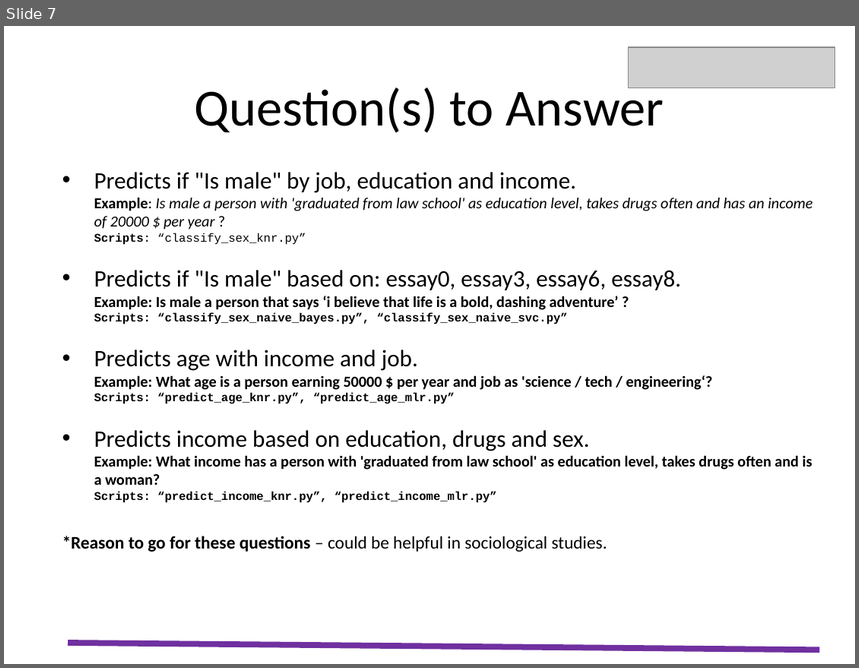
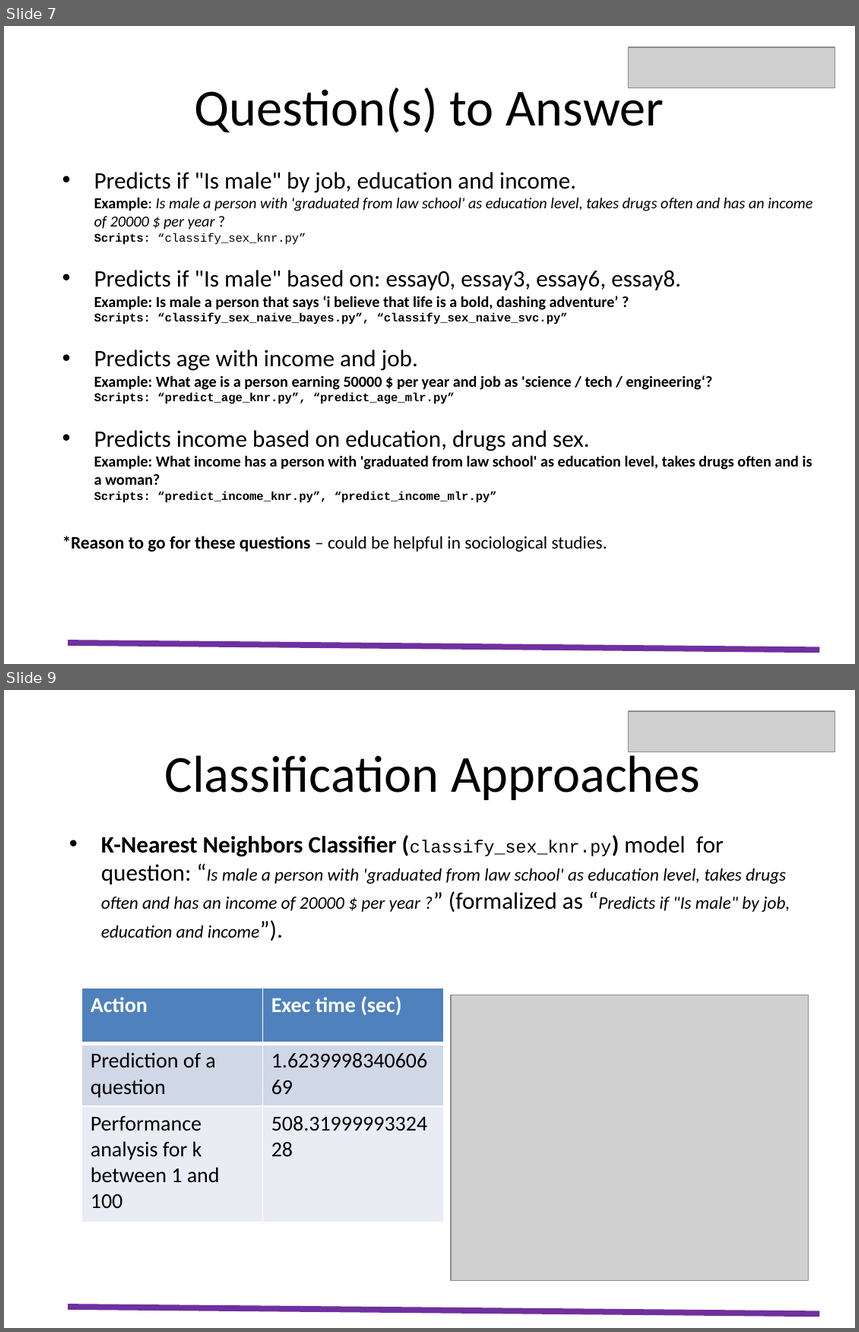
Before and after one commit to eu2004/codecademy_capstone, a slide deck: capstone_starter/resources/Presentation_Emilian_Utma.pptx. Shown one above the other, each under a label of ours: slide 7 before the commit, slides 7 and 9 after it; the slides between them are not shown. The pictures are 859x668 and 859x1332 pixels, drawn with LibreOffice and Linux fonts; fonts in the diff are those of the drawing; grey boxes stand for pictures. Boxes give left, top, right and bottom in pixels: in the first picture for what was removed or moved away, otherwise in the second. Text is boxed around its words. In the diff, an @@ line names an element or a change of style, - is before the commit and + after.

```diff
--- a/capstone_starter/resources/Presentation_Emilian_Utma.pptx
+++ b/capstone_starter/resources/Presentation_Emilian_Utma.pptx
@@ slide 9 added at bbox=[4, 690, 855, 1328], background #FFFFFF @@
@@ picture added at bbox=[628, 711, 835, 752] @@
@@ title added at bbox=[165, 749, 701, 800], 44 pt, text #000000 @@
+Classification Approaches
@@ text added at bbox=[101, 836, 790, 938], 15 pt, text #000000, italic @@
+• K-Nearest Neighbors Classifier (classify_sex_knr.py) model for question: “Is male a person with 'graduated from law school' as education level, takes drugs often and has an income of 20000 $ per year ?” (formalized as “Predicts if "Is male" by job, education and income”).
@@ table added at bbox=[82, 988, 443, 1223], 3 rows, 2 columns @@
+Action | Exec time (sec)
+Prediction of a question | 1.623999834060669
+Performance analysis for k between 1 and 100 | 508.3199999332428
@@ picture added at bbox=[451, 995, 808, 1281] @@
@@ line added from (68, 1307) to (819, 1314), #7030A0 5 pt @@
```
Also in this commit, not shown: 2 slides changed, 6 other slides added, 2 slides removed.
